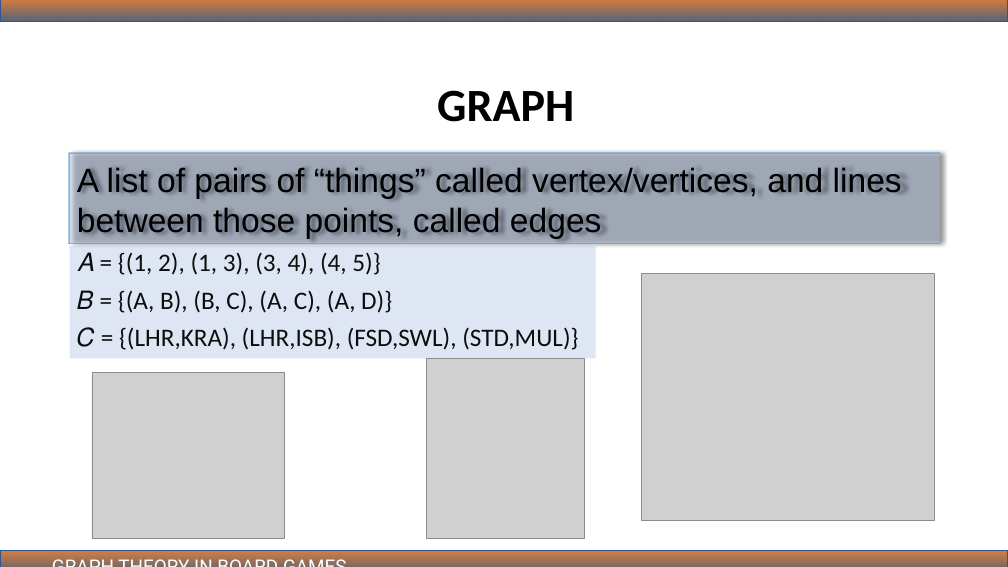
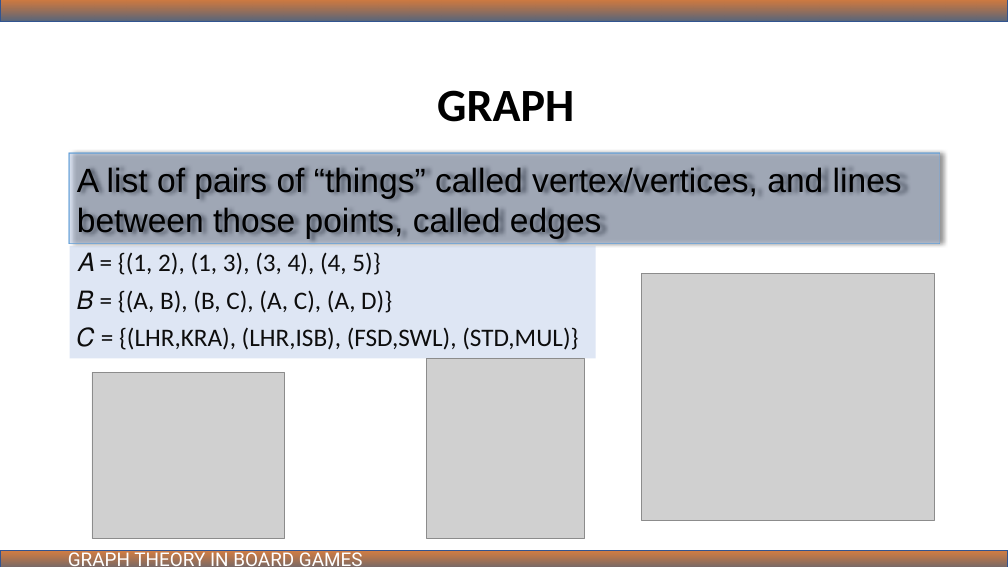
Before and after one commit to ibmbt/group5_graphtheory, a slide deck: slide 2 of group5_graphtheory.pptx. Drawn at 1008x567 pixels with LibreOffice and Linux fonts; fonts in the diff are those of the drawing; grey boxes stand for pictures. Boxes give left, top, right and bottom in pixels: in the first picture for what was removed or moved away, otherwise in the second. Text is boxed around its words. In the diff, an @@ line names an element or a change of style, - is before the commit and + after.

```diff
--- a/group5_graphtheory.pptx
+++ b/group5_graphtheory.pptx
@@ text "GRAPH THEORY IN BOARD GAMES" rewrapped from (45,551,444,567) to (68,549,363,567) @@
```
Also in this commit, not shown: 30 other slides changed.
